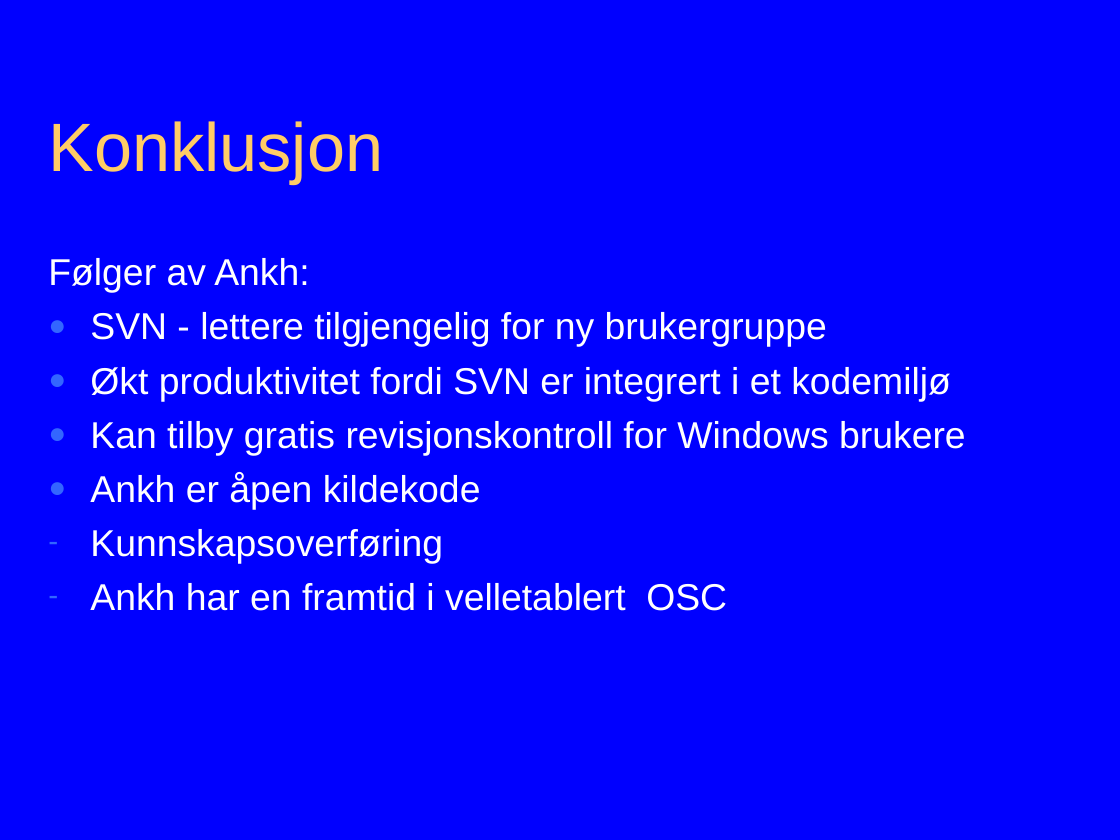
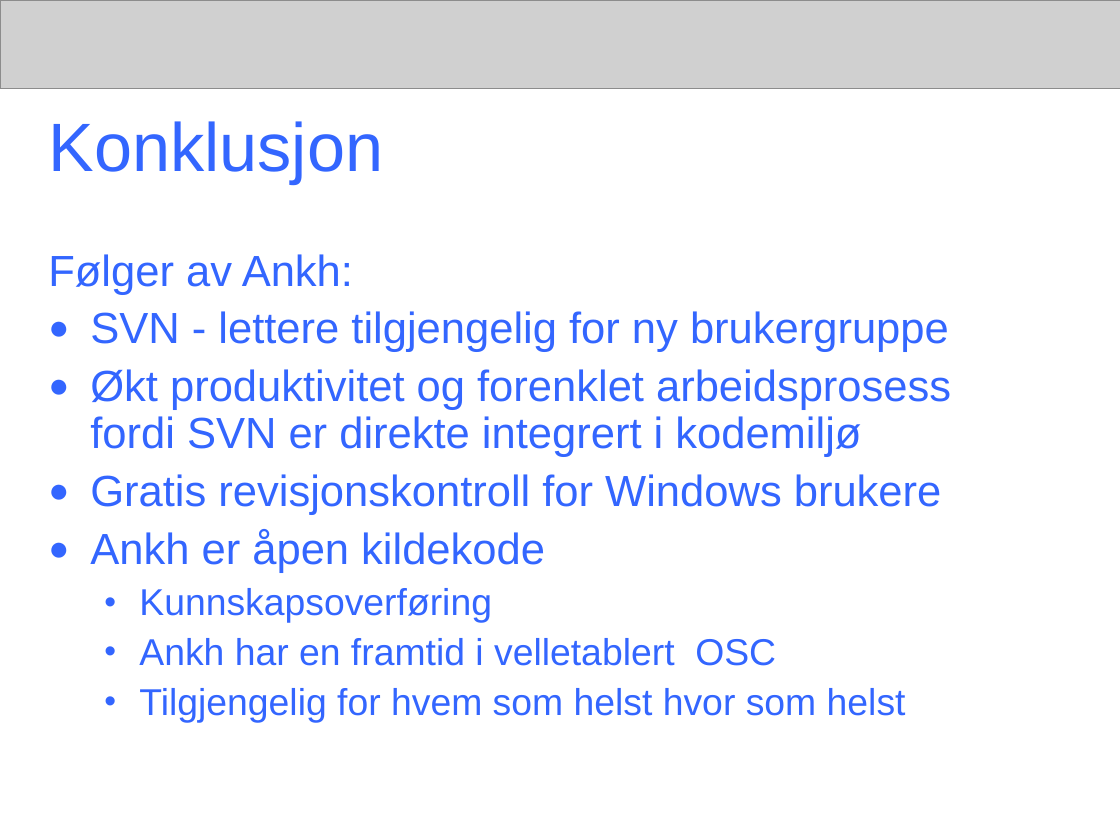
Before and after one commit to chucker/AnkhSVN, a slide deck: slide 22 of doc/powerpoint/Subversion_addin_for_VS.NET.ppt (slide 20 before the commit). Drawn at 1120x840 pixels with LibreOffice and Linux fonts; fonts in the diff are those of the drawing; grey boxes stand for pictures. Boxes give left, top, right and bottom in pixels: in the first picture for what was removed or moved away, otherwise in the second. Text is boxed around its words. In the diff, an @@ line names an element or a change of style, - is before the commit and + after.

Commit message:
The presentation contain:
* Title of final project, name of authors
* Background
- Revision control: wc, revision, repository to be explained
- Subversion
- CollabNet
- VS.NET
- Aim of the final project

*Content
- Functionality of NSvn
- Navigation model of Ankh
- What can Ankh do?
- Example of how Ankh works: Manual demo performed at school PC
- Ankh Help: Manual demo performed at school PC
- Improvements of GUI
- Testing of Ankh
- Challenges and development environment
- Conclusion

White background, "ankh header" without letters or symbol

```diff
--- a/doc/powerpoint/Subversion_addin_for_VS.NET.ppt
+++ b/doc/powerpoint/Subversion_addin_for_VS.NET.ppt
@@ background #0000FF to #FFFFFF @@
@@ picture added at (x1=0, y1=0, x2=1120, y2=88) @@
@@ title "Konklusjon" at (x1=49, y1=121, x2=384, y2=184): text colour #FFCC66 to #3366FF @@
@@ text at (x1=48, y1=254, x2=949, y2=666): size 24 to 28 pt in "Følger av Ankh:", "SVN - lettere tilgjengelig for ny brukergruppe", "Ankh er åpen kildekode"; text colour #FFFFFF to #3366FF in "Følger av Ankh:", "SVN - lettere tilgjengelig for ny brukergruppe", "Ankh er åpen kildekode", "Kunnskapsoverføring" and 1 more places; line spacing 1 to 0.9; more space between paragraphs; bullet - to •; list level 1 to 2 in "Kunnskapsoverføring"; list level 1 to 2 in "Ankh har en framtid i ..." @@
@@ text at (x1=90, y1=369, x2=951, y2=515): text changed; size 24 to 28 pt; text colour #FFFFFF to #3366FF @@
-● Økt produktivitet fordi SVN er integrert i et kodemiljø
-● Kan tilby gratis revisjonskontroll for Windows brukere
+● Økt produktivitet og forenklet arbeidsprosess fordi SVN er direkte integrert i kodemiljø
+● Gratis revisjonskontroll for Windows brukere
@@ text at (x1=139, y1=688, x2=906, y2=722): paragraph added @@
+  • Tilgjengelig for hvem som helst hvor som helst
```
Also in this commit, not shown: 12 other slides changed, 9 slides added, 7 slides removed.
